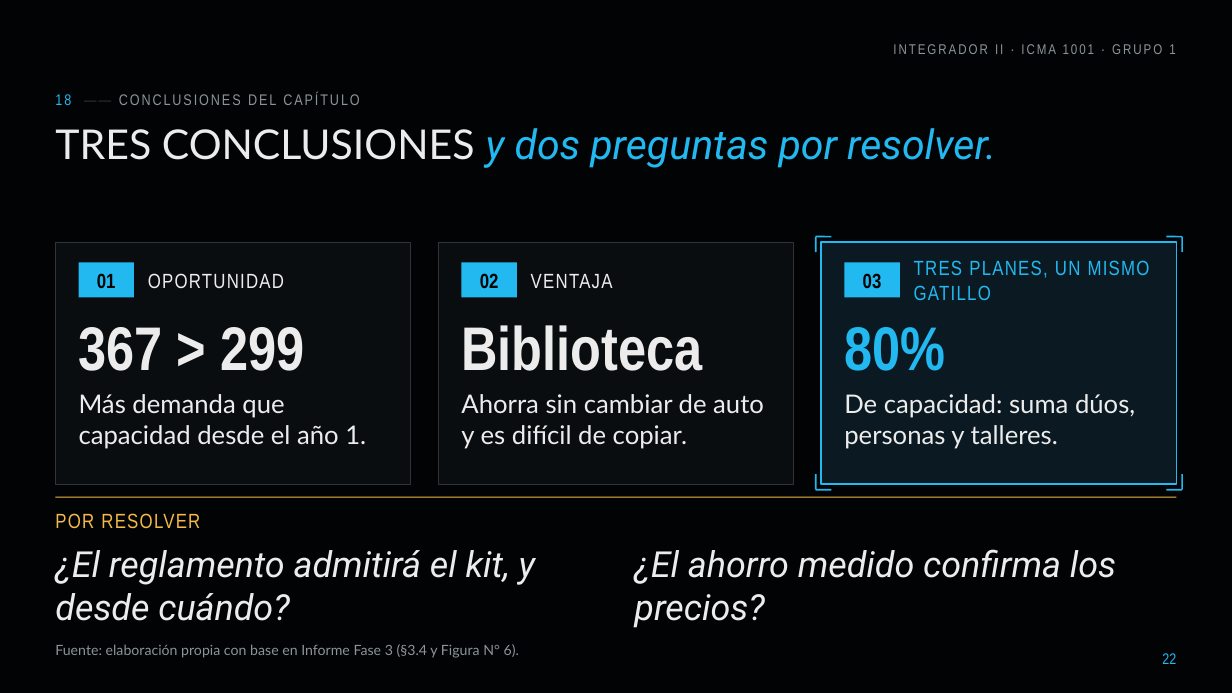
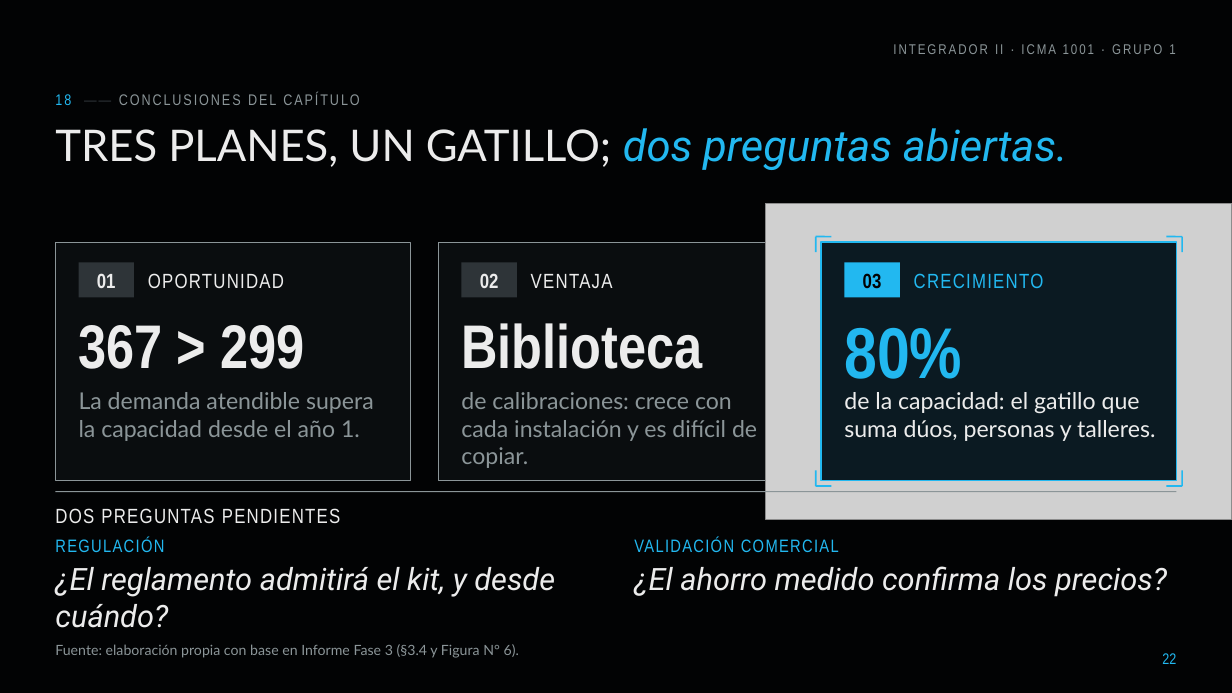
Before and after one commit to diegoaam0109-ux/lumine, a slide deck: slide 22 of fase-3/Grupo_01_LumineMotors_Fase3.pptx. Drawn at 1232x693 pixels with LibreOffice and Linux fonts; fonts in the diff are those of the drawing; grey boxes stand for pictures; background and template pictures are left out. Boxes give left, top, right and bottom in pixels: in the first picture for what was removed or moved away, otherwise in the second. Text is boxed around its words. In the diff, an @@ line names an element or a change of style, - is before the commit and + after.

```diff
--- a/fase-3/Grupo_01_LumineMotors_Fase3.pptx
+++ b/fase-3/Grupo_01_LumineMotors_Fase3.pptx
@@ title at (55, 128, 1067, 170): text changed; size 32 to 34 pt; font Roboto to Lato; text colour #22B8F0 to #ECECEC; italic off @@
-TRES CONCLUSIONES y dos preguntas por resolver.
+TRES PLANES, UN GATILLO; dos preguntas abiertas.
@@ picture added at (766, 203, 1232, 519) @@
@@ rectangle at (55, 242, 410, 481): outline #2E3438 0.75 pt to #8B9598 0.75 pt @@
@@ text "01" at (97, 273, 116, 288): text colour #020304 to #ECECEC @@
@@ rectangle at (79, 262, 134, 298): fill #22B8F0 to #2E3438 @@
@@ rectangle at (438, 242, 793, 481): outline #2E3438 0.75 pt to #8B9598 0.75 pt @@
@@ text "02" at (480, 273, 499, 288): text colour #020304 to #ECECEC @@
@@ rectangle at (461, 262, 517, 298): fill #22B8F0 to #2E3438 @@
@@ text at (914, 273, 1044, 288): text changed @@
-TRES PLANES, UN MISMO GATILLO
+CRECIMIENTO
@@ text "80%" at (844, 328, 962, 379): size 48 to 56 pt @@
@@ text at (79, 392, 374, 441): text changed; size 20 to 18 pt; text colour #ECECEC to #8B9598 @@
-Más demanda que capacidad desde el año 1.
+La demanda atendible supera la capacidad desde el año 1.
@@ text at (461, 392, 757, 468): text changed; size 20 to 18 pt; text colour #ECECEC to #8B9598 @@
-Ahorra sin cambiar de auto y es difícil de copiar.
+de calibraciones: crece con cada instalación y es difícil de copiar.
@@ text at (844, 392, 1155, 441): text changed; size 20 to 18 pt @@
-De capacidad: suma dúos, personas y talleres.
+de la capacidad: el gatillo que suma dúos, personas y talleres.
@@ 5 lines: place and size @@
-5 lines at (55, 474, 1182, 497)
+5 lines at (55, 470, 1182, 492)
@@ line (55, 492) - (1177, 492): stroke #F5B94A 0.75 pt to #8B9598 0.75 pt @@
@@ text added at (55, 508, 341, 523), 16 pt, text #ECECEC @@
+DOS PREGUNTAS PENDIENTES
@@ text removed at (55, 513, 200, 529) @@
-POR RESOLVER
@@ text added at (55, 537, 164, 552), 14 pt, text #22B8F0 @@
+REGULACIÓN
@@ text added at (634, 537, 839, 552), 14 pt, text #22B8F0 @@
+VALIDACIÓN COMERCIAL
@@ text "¿El reglamento admitirá el kit, ...": place and size @@
-text "¿El reglamento admitirá el kit, ..." at (55, 550, 535, 621)
+text "¿El reglamento admitirá el kit, ..." at (55, 567, 555, 628)
@@ text "¿El reglamento admitirá el kit, ..." at (55, 567, 555, 628): size 28 to 24 pt @@
@@ text "¿El ahorro medido confirma los ..." at (634, 566, 1167, 597): size 28 to 24 pt @@
@@ text "¿El ahorro medido confirma los ...": place and size @@
-text "¿El ahorro medido confirma los ..." at (634, 549, 1116, 628)
+text "¿El ahorro medido confirma los ..." at (634, 566, 1167, 597)
```
Also in this commit, not shown: 34 other slides changed, 20 other files.
